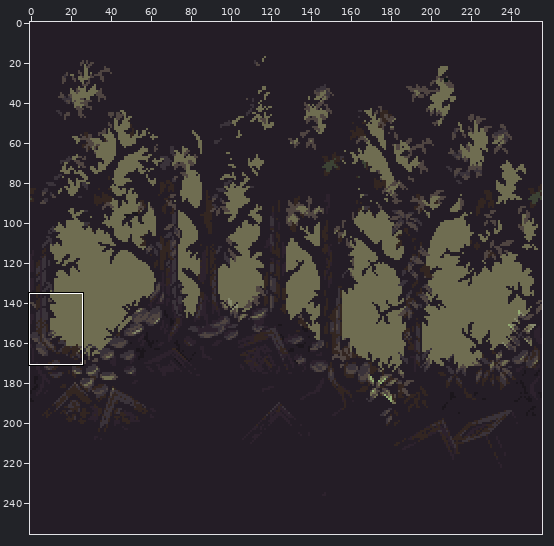
Edited in one commit: sprite sheet (images/backgrounds/parallax-layers/forest-dark3.png). Above, an overview of the earlier version with the close-up marked.
Close-up. Before the commit:
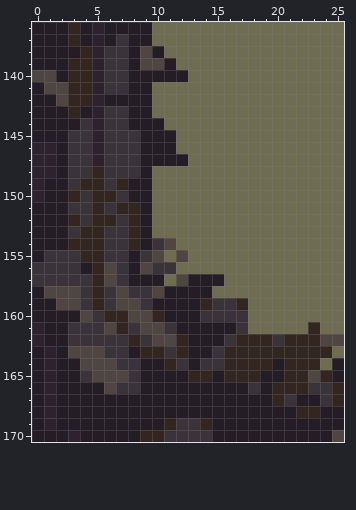
The file is 256x256 pixels. Colours within 5 levels of each other are drawn and written as one. Shown: x 0..25, y 136..170. The commit also changed other parts of the picture, which this record leaves out.
The result:
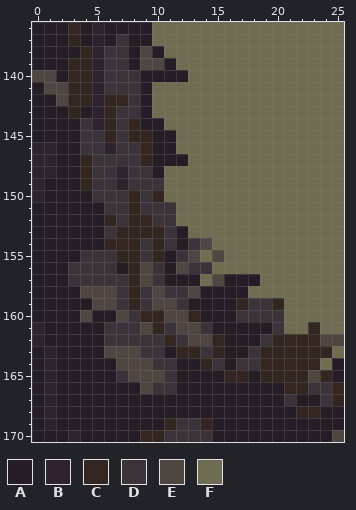
Palette (. is transparent): A #241d26  B #2d222d  C #332621  D #3a333a  E #4f4541  F #6f6d51
Changes in this commit:
@@ x 0..25 @@
 139 AAACCBDDAEEAFFFFFFFFFFFFFF
-140 EEACCBDDAAAAAFFFFFFFFFFFFF
-141 AEECCBDDAAFFFFFFFFFFFFFFFF
-142 AAECCBAAAAFFFFFFFFFFFFFFFF
-143 AAACABDDAAFFFFFFFFFFFFFFFF
-144 AAAADBDDAAAFFFFFFFFFFFFFFF
-145 AAADDBDDDAAAFFFFFFFFFFFFFF
-146 BBADDBDDDAAAFFFFFFFFFFFFFF
-147 BBADDBDDDAAAAFFFFFFFFFFFFF
-148 BBADDCDDDAFFFFFFFFFFFFFFFF
-149 BAADCCDCAAFFFFFFFFFFFFFFFF
-150 BAACDCCDAAFFFFFFFFFFFFFFFF
-151 AAADDCDCCAFFFFFFFFFFFFFFFF
-152 AAACDCCDCAFFFFFFFFFFFFFFFF
-153 AAADCCDDCAFFFFFFFFFFFFFFFF
-154 AAACCCDDCADEFFFFFFFFFFFFFF
-155 ADDDCCDDADEFEFFFFFFFFFFFFF
-156 DDDDACEDAEDDFFFFFFFFFFFFFF
-157 DDDDDCEDAAAFEAAAFFFFFFFFFF
-158 AEEEDCDEDDEAAAAFFFFFFFFFFF
-159 AAEEDCDEEDAAAACDDCFFFFFFFF
-160 AAAAEDCCEECAAADDDDFFFFFFFF
-161 BAADDDECDEEDAAAAADFFFFFCFF
-162 BAADDDDDCDEECAAADCCCDCCCEE
-163 ABAEEEDDACCDCAADCCCCCCCCCF
-164 ABAAEEEDDAACDADDCCCCACCCFA
-165 ABAADEEEDAAAACCACCCAACCECA
-166 ABAAAAEDDAAAAAAAAADACCCDDC
-167 ABAAAAAAAAAAAAAAAAAACDAADC
+140 EEACCBDDDAAAAFFFFFFFFFFFFF
+141 AEECCBDDDAFFFFFFFFFFFFFFFF
+142 AAECCBCCDAFFFFFFFFFFFFFFFF
+143 AAACABCDDAFFFFFFFFFFFFFFFF
+144 AAAADBCDCAAFFFFFFFFFFFFFFF
+145 AAAADDCDCCAAFFFFFFFFFFFFFF
+146 BBAADDBDDCAAFFFFFFFFFFFFFF
+147 BBAACDDDDCAAAFFFFFFFFFFFFF
+148 BBAACDDBDDAFFFFFFFFFFFFFFF
+149 BAAACDDBDDDFFFFFFFFFFFFFFF
+150 BAAAADDDCDCFFFFFFFFFFFFFFF
+151 AAAAAADDCDDDFFFFFFFFFFFFFF
+152 AAAAAACDCCDDFFFFFFFFFFFFFF
+153 AAAAAADCCCCDAFFFFFFFFFFFFF
+154 AAAAAACCCDCDADEFFFFFFFFFFF
+155 AAAADDDCCDCADEFEFFFFFFFFFF
+156 AAADDDDACEDAEDDFFFFFFFFFFF
+157 AAADDDDDCEDAAAFEAAAFFFFFFF
+158 AAAAEEEDCDEDDEAAAAFFFFFFFF
+159 AAAAAEEDCDEEDAAAACDDCFFFFF
+160 AAAAEAAEDCCEECAAADDDDFFFFF
+161 BAAAAADDDECDEEDAAAAADFFCFF
+162 BAAAAADDDDDCDEECAAADCCCCEE
+163 ABAAAAEEEDDACCDCAADCCCCCCF
+164 ABAAAAAEEEDDAACDADDCCCCCFA
+165 ABAAAAADEEEDAAAACCACCCCECA
+166 ABAAAAAAAEDDAAAAAAAAACCDDC
+167 ABAAAAAAAAAAAAAAAAAAADAADC
 168 ABAAAAAAAAAAAAAAAAAAAACCAA
Boxes around the changes in both close-ups, in picture pixels (x1, y1, x2, y2):
changed: (32, 70, 284, 406)
